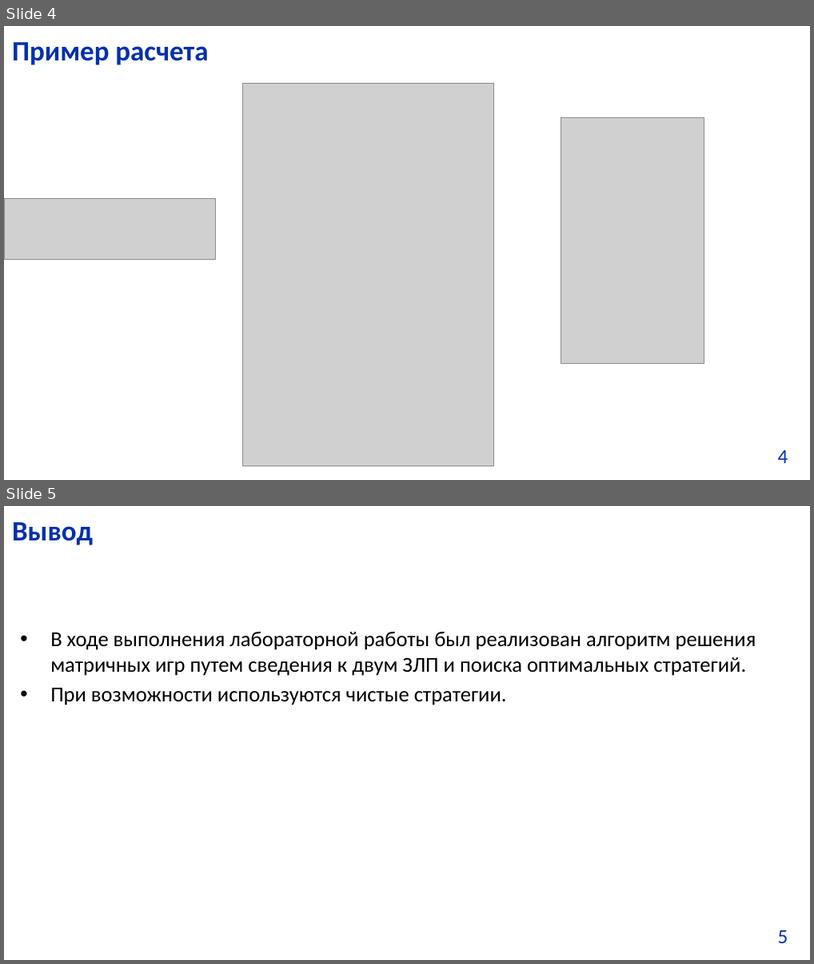
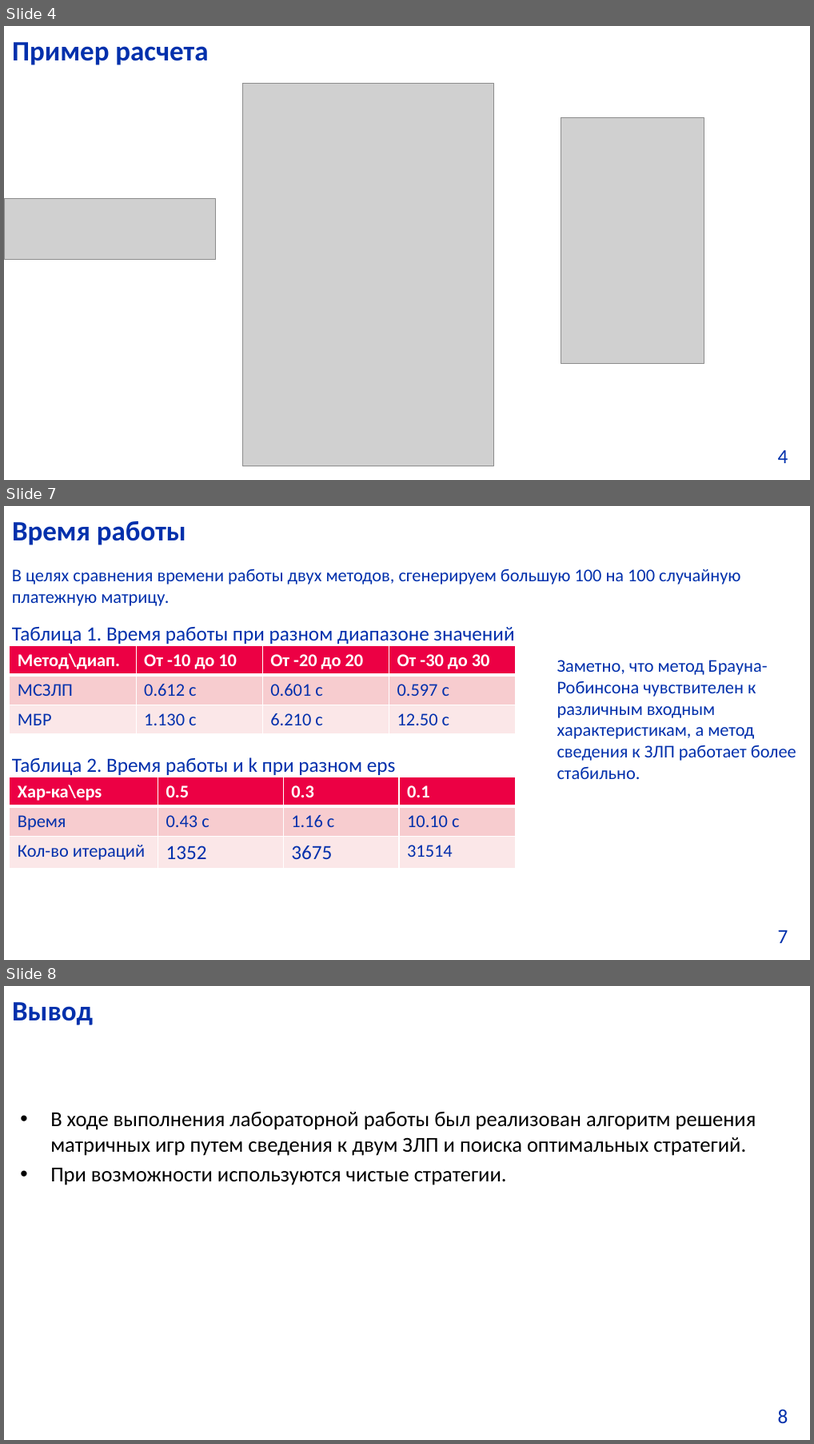
Before and after one commit to osad-dm/TPPRFN, a slide deck: Games/game.pptx. Shown one above the other, each under a label of ours: slides 4 and 5 before the commit, slides 4, 7 and 8 after it; the slides between them are not shown. The pictures are 814x964 and 814x1444 pixels, drawn with LibreOffice and Linux fonts; fonts in the diff are those of the drawing; grey boxes stand for pictures; background and template pictures are left out. Boxes give left, top, right and bottom in pixels: in the first picture for what was removed or moved away, otherwise in the second. Text is boxed around its words. In the diff, an @@ line names an element or a change of style, - is before the commit and + after.

```diff
--- a/Games/game.pptx
+++ b/Games/game.pptx
@@ slide 7 added at (4,506,810,960), background picture (left out); not listed: 1 template element that a slide beside it also shows @@
@@ title added at (12,521,186,545), 25 pt, text #0230AC, bold @@
+Время работы
@@ text added at (12,568,741,606), 16 pt, text #0230AC @@
+В целях сравнения времени работы двух методов, сгенерируем большую 100 на 100 случайную платежную матрицу.
@@ table added at (10,645,516,734), 3 rows, 4 columns @@
+Метод\диап. | От -10 до 10 | От -20 до 20 | От -30 до 30
+МСЗЛП | 0.612 с | 0.601 с | 0.597 с
+МБР | 1.130 с | 6.210 с | 12.50 с
@@ text added at (12,627,514,644), 18 pt, text #0230AC @@
+Таблица 1. Время работы при разном диапазоне значений
@@ text added at (558,660,797,779), 16 pt, text #0230AC @@
+Заметно, что метод Брауна-Робинсона чувствителен к различным входным характеристикам, а метод сведения к ЗЛП работает более стабильно.
@@ text added at (12,757,395,775), 18 pt, text #0230AC @@
+Таблица 2. Время работы и k при разном eps
@@ table added at (10,777,516,868), 3 rows, 4 columns @@
+Хар-ка\eps | 0.5 | 0.3 | 0.1
+Время | 0.43 с | 1.16 с | 10.10 с
+Кол-во итераций | 1352 | 3675 | 31514
@@ what was slide 5 is now slide 8 @@
@@ page number at (778,1408,789,1423): text changed @@
-5
+8
```
Also in this commit, not shown: 1 slide changed, 2 other slides added.
